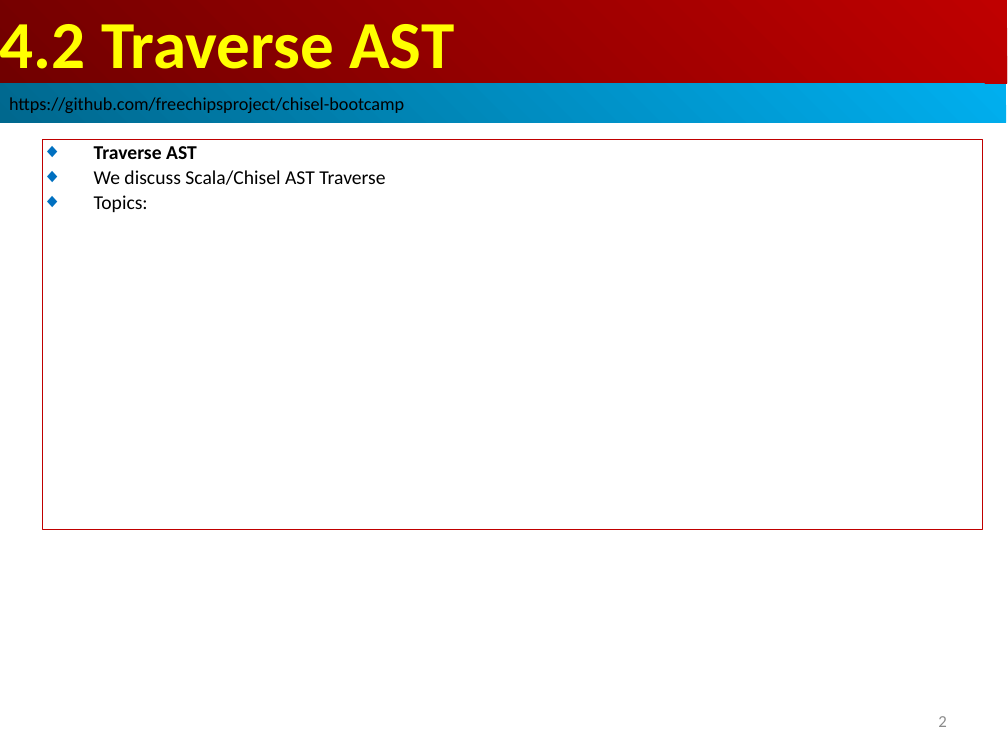
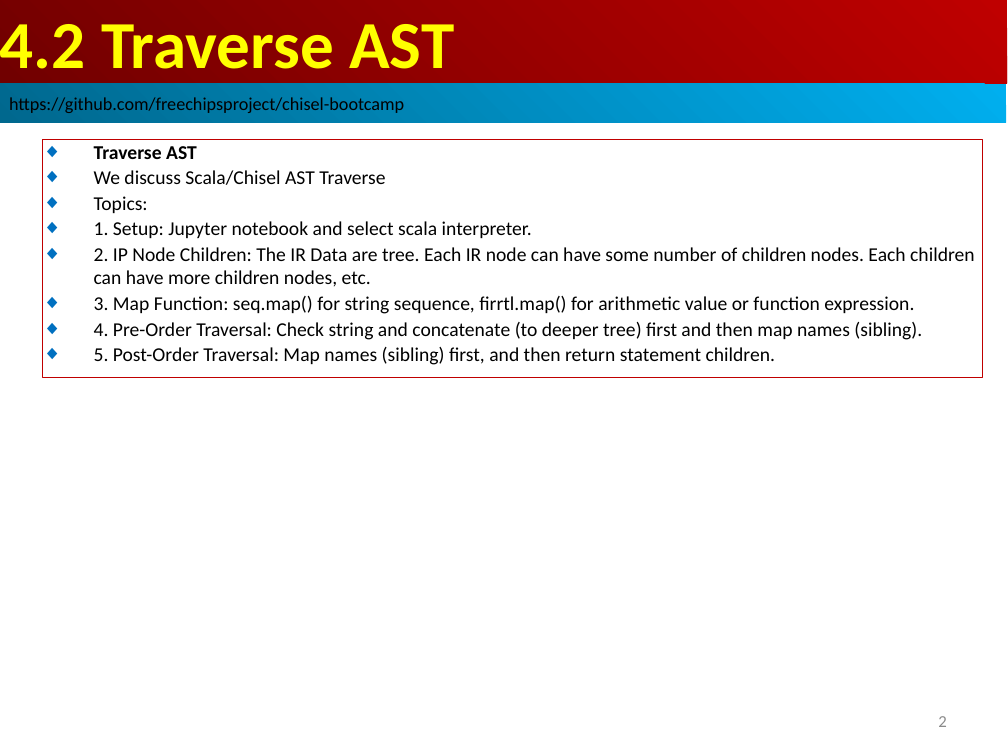
Before and after one commit to peterhchen/AIU_CS800_Chisel, a slide deck: slide 2 of 300_UCB_BC/004.2_Traverse_AST/000_Video/004.2_Traverse_AST.ppt. Drawn at 1008x756 pixels with LibreOffice and Linux fonts; fonts in the diff are those of the drawing. Boxes give left, top, right and bottom in pixels: in the first picture for what was removed or moved away, otherwise in the second. Text is boxed around its words. In the diff, an @@ line names an element or a change of style, - is before the commit and + after.

```diff
--- a/300_UCB_BC/004.2_Traverse_AST/000_Video/004.2_Traverse_AST.ppt
+++ b/300_UCB_BC/004.2_Traverse_AST/000_Video/004.2_Traverse_AST.ppt
@@ rectangle removed at [42,139,983,529] @@
-◆ Traverse AST
-◆ We discuss Scala/Chisel AST Traverse
-◆ Topics:
@@ rectangle added at [42,139,983,378], outline #C00000 0.74 pt, 14 pt, text #000000 @@
+◆ Traverse AST
+◆ We discuss Scala/Chisel AST Traverse
+◆ Topics:
+◆ 1. Setup: Jupyter notebook and select scala interpreter.
+◆ 2. IP Node Children: The IR Data are tree. Each IR node can have some number of children nodes. Each children can have more children nodes, etc.
+◆ 3. Map Function: seq.map() for string sequence, firrtl.map() for arithmetic value or function expression.
+◆ 4. Pre-Order Traversal: Check string and concatenate (to deeper tree) first and then map names (sibling).
+◆ 5. Post-Order Traversal: Map names (sibling) first, and then return statement children.
```
Also in this commit, not shown: 2 other slides changed, 10 slides added, 2 slides removed.
